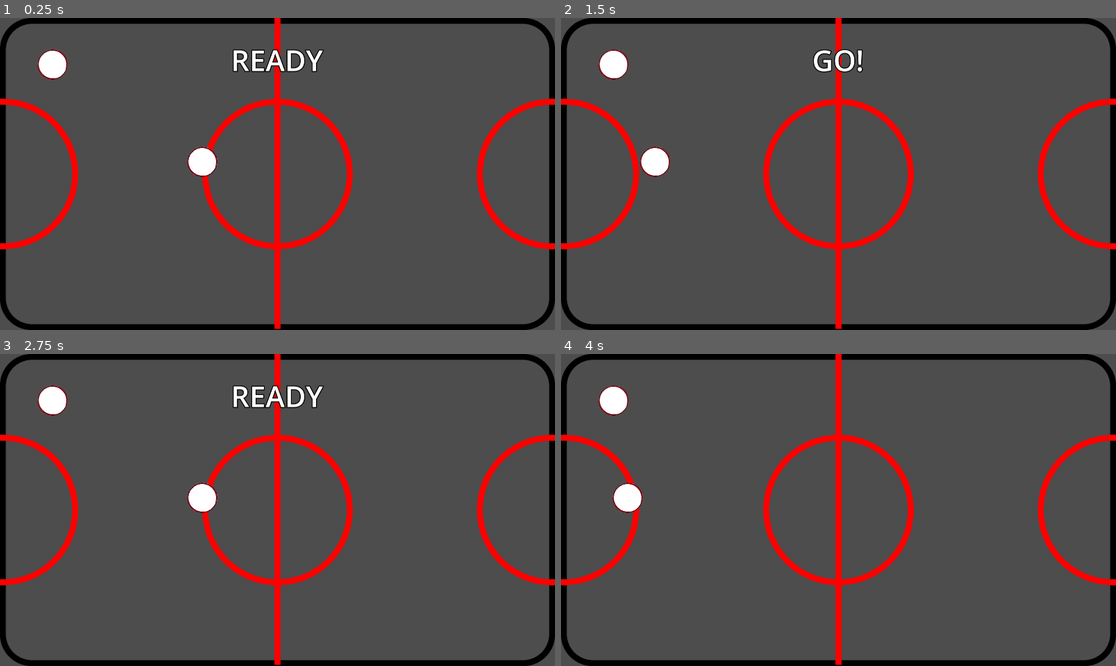
Above: before the commit, frames 1-4 (two rows, left to right).
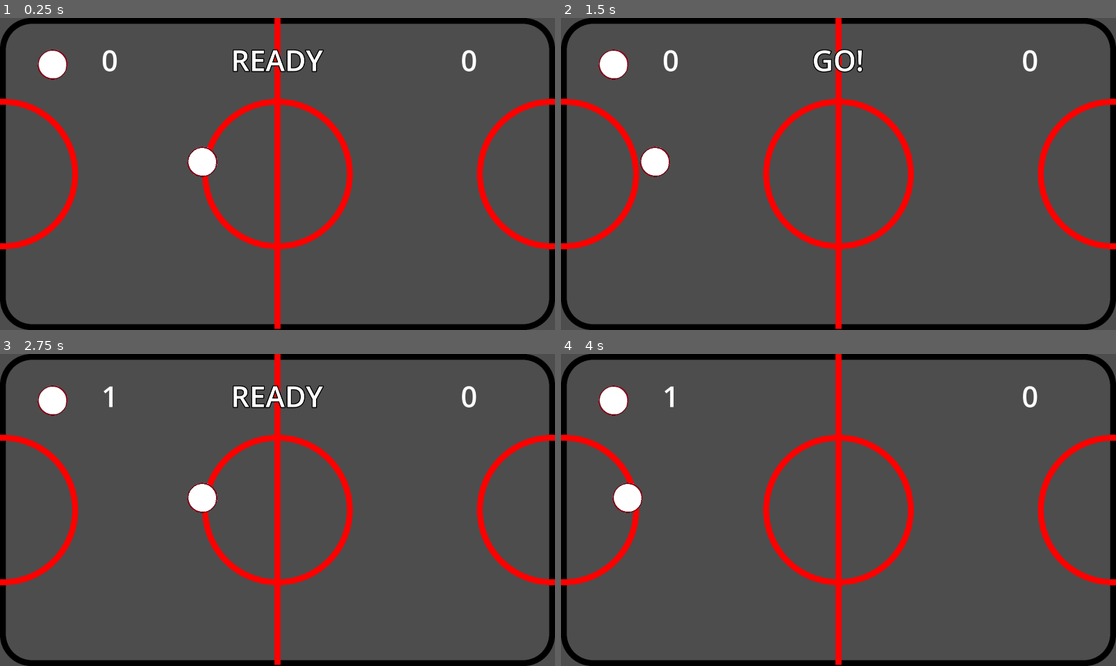
Above: after the commit, the same moments.

Repository: SingleArity/CoffeeTableAirHockey
Game: Godot game, scene res://Scenes/Game.tscn
Same seed, same stepped clock (60 frames per second), same inputs: the game is played once before the commit and once after it.
Inputs:
- Up to frame 1 (0.25 s): no input
- Up to frame 2 (1.5 s): tap Enter (ui_accept) at 0.5, 0.77 s; hold D (move_right) 0.53-1.28 s; hold J (power) 0.53-1.28 s; hold S (move_back) from 1.28 s (still down); tap J (power) at 1.35 s
- Up to frame 3 (2.75 s): tap Enter (ui_accept) at 1.52 s; release S (move_back) at 2.03 s; hold D (move_right) from 2.03 s (still down); hold J (power) from 2.03 s (still down)
- Up to frame 4 (4 s): tap Enter (ui_accept) at 2.75, 3.02, 3.77 s; release D (move_right) at 2.78 s; release J (power) at 2.78 s; hold W (move_forward) 2.78-3.53 s; tap J (power) at 2.85 s; hold A (move_left) from 3.53 s (still down); hold J (power) from 3.53 s (still down)

The runs differ from the first frame. In frame 1, 0.2% of the frame differs, in the area x 18-86%, y 10-18%; in frame 2, 0.2%; in frame 3, 0.2%; in frame 4, 0.2%.

Commit message:
Added input freeze, score counter

Diff:
--- a/Scenes/Game.tscn
+++ b/Scenes/Game.tscn
@@ -48,6 +48,19 @@
 font_size = 100
 outline_size = 13
 outline_color = Color(0.0295066, 0.0295066, 0.0295066, 1)
+
+[sub_resource type="LabelSettings" id="LabelSettings_1aun1"]
+line_spacing = 50.0
+font_size = 100
+
+[sub_resource type="LabelSettings" id="LabelSettings_hii56"]
+line_spacing = 0.0
+font_size = 100
+
+[sub_resource type="LabelSettings" id="LabelSettings_henyj"]
+font_size = 100
+outline_size = 13
+outline_color = Color(0, 0, 0, 1)
 
 [sub_resource type="SpriteFrames" id="SpriteFrames_iesco"]
 animations = [{
@@ -129,8 +142,31 @@
 offset_top = 77.0
 offset_right = 1566.0
 offset_bottom = 217.0
+label_settings = SubResource("LabelSettings_0wjtg")
+horizontal_alignment = 1
+
+[node name="ScoreP2" type="Label" parent="Display"]
+layout_mode = 0
+offset_left = 1000.0
+offset_right = 1300.0
+offset_bottom = 150.0
+text = "0"
+label_settings = SubResource("LabelSettings_1aun1")
+horizontal_alignment = 2
+
+[node name="ScoreP1" type="Label" parent="Display"]
+layout_mode = 0
+offset_right = 300.0
+offset_bottom = 150.0
+text = "0"
+label_settings = SubResource("LabelSettings_hii56")
+
+[node name="Main" type="Label" parent="Display"]
+layout_mode = 0
+offset_right = 1215.0
+offset_bottom = 140.0
 text = "READY"
-label_settings = SubResource("LabelSettings_0wjtg")
+label_settings = SubResource("LabelSettings_henyj")
 horizontal_alignment = 1
 
 [node name="Mallet_P1" type="AnimatableBody2D" parent="."]
--- a/Scripts/game_script.gd
+++ b/Scripts/game_script.gd
@@ -15,7 +15,9 @@
 var player2_score = 0
 
 # UI elements (assuming these will be assigned in the inspector)
-@onready var display_label = $Display
+@onready var main_label = $Display/Main
+@onready var player1_score_label = $Display/ScoreP1
+@onready var player2_score_label = $Display/ScoreP2
 
 func _ready():
 	# Initialize the game in READY state
@@ -36,21 +38,25 @@
 			lock_player_input()
 
 			# Display READY text
-			display_label.text = "READY"
-			display_label.visible = true
+			main_label.text = "READY"
+			main_label.visible = true
+
+			# Timer to hide GO text
+			var timer = get_tree().create_timer(1.0)
+			await timer.timeout
 
 		GameState.PLAY:
 			# Unlock player input
 			unlock_player_input()
 
 			# Show GO text briefly
-			display_label.text = "GO!"
-			display_label.visible = true
+			main_label.text = "GO!"
+			main_label.visible = true
 
 			# Timer to hide GO text
 			var timer = get_tree().create_timer(1.0)
 			await timer.timeout
-			display_label.visible = false
+			main_label.visible = false
 
 		GameState.WIN:
 			# Lock player input
@@ -58,8 +64,8 @@
 
 			# Determine winner and display
 			var winner_text = "Player 1 Wins!" if player1_score >= 7 else "Player 2 Wins!"
-			display_label.text = winner_text
-			display_label.visible = true
+			main_label.text = winner_text
+			main_label.visible = true
 
 # Signal handlers
 func _on_start_play():
@@ -71,8 +77,10 @@
 		# Update score for the player who scored
 		if player_id == 1:
 			player1_score += 1
+			player1_score_label.text = str(player1_score)
 		else:
 			player2_score += 1
+			player2_score_label.text = str(player2_score)
 
 		# Check if someone won
 		if player1_score >= 7 or player2_score >= 7:
--- a/Scripts/mallet.gd
+++ b/Scripts/mallet.gd
@@ -6,8 +6,8 @@
 @export var chevron_scene: PackedScene
 
 var can_control = true
-var move_vertical = Input.get_joy_axis(0,JOY_AXIS_LEFT_X)
-var move_horizontal = Input.get_joy_axis(0,JOY_AXIS_LEFT_Y)
+var move_vertical = Input.get_joy_axis(0, JOY_AXIS_LEFT_X)
+var move_horizontal = Input.get_joy_axis(0, JOY_AXIS_LEFT_Y)
 
 var current_move_speed = 8
 
@@ -19,30 +19,30 @@
 
 # Called when the node enters the scene tree for the first time.
 func _ready() -> void:
-	pass # Replace with function body.
+	SignalBus.lock_player.connect(_on_lock_player_input)
 
 
 # Called every frame. 'delta' is the elapsed time since the previous frame.
 func _process(delta: float) -> void:
-	if(!can_control):
+	if (!can_control):
 		return
 
-	move_vertical = Input.get_joy_axis(0,JOY_AXIS_LEFT_X)
-	move_horizontal = Input.get_joy_axis(0,JOY_AXIS_LEFT_Y)
-	if(kb_input):
-		move_vertical = Input.get_axis("move_left","move_right")
-		move_horizontal = Input.get_axis("move_forward","move_back")
+	move_vertical = Input.get_joy_axis(0, JOY_AXIS_LEFT_X)
+	move_horizontal = Input.get_joy_axis(0, JOY_AXIS_LEFT_Y)
+	if (kb_input):
+		move_vertical = Input.get_axis("move_left", "move_right")
+		move_horizontal = Input.get_axis("move_forward", "move_back")
 
 	power_is_held = Input.is_action_pressed("power")
-	if(power_is_held):
+	if (power_is_held):
 		current_move_speed = MOVE_SPEED_POWER
 	else:
 		current_move_speed = MOVE_SPEED_NORMAL
 
-	if(Input.is_action_just_pressed("power")):
+	if (Input.is_action_just_pressed("power")):
 		$PowerTimer.start()
 
-	if(Input.is_action_just_released("power")):
+	if (Input.is_action_just_released("power")):
 		if power_lvl > 0:
 			can_control = false
 			$CooldownTimer.wait_time = .3
@@ -57,12 +57,11 @@
 	#print("y: ", move_horizontal)
 
 func _physics_process(delta: float) -> void:
-
 	global_position += Vector2(move_horizontal * -1, move_vertical) * current_move_speed
 	var move_vector = Vector2(move_horizontal * -1, move_vertical)
 	#var angle = move_vector.angle_to(Vector2(1,0))
 	var angle = rad_to_deg(move_vector.angle())
-	if(move_vector == Vector2(0,0)):
+	if (move_vector == Vector2(0, 0)):
 		angle = 0.0
 	#print(angle)
 	$Chevrons.rotation_degrees = angle
@@ -76,3 +75,6 @@
 func _on_cooldown_timer_timeout() -> void:
 	can_control = true
 	$CooldownTimer.stop()
+
+func _on_lock_player_input(locked: bool) -> void:
+	can_control = !locked
Not shown: 2 places in Scenes/Game.tscn that only renumber resources
